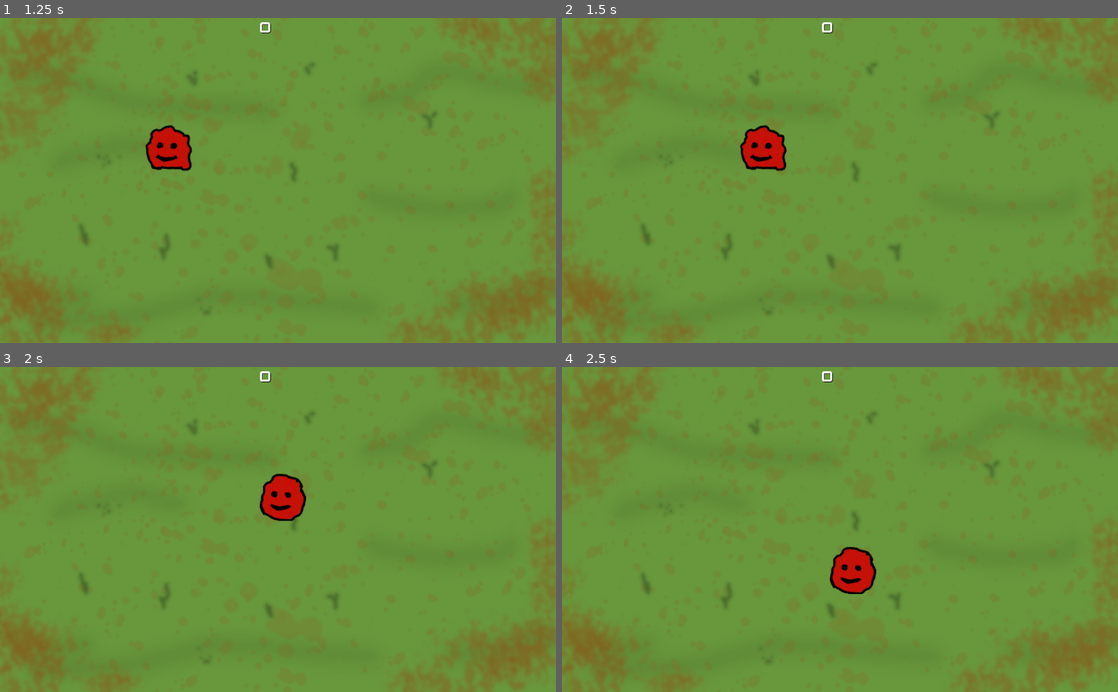
Above: before the commit, frames 1-4 (two rows, left to right).
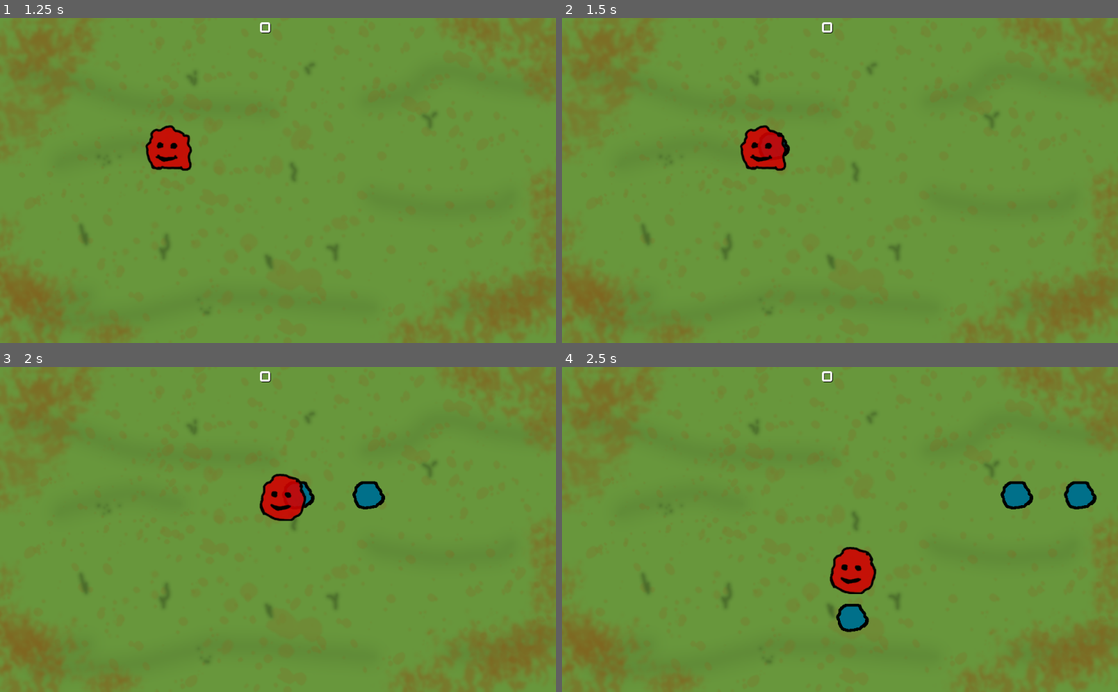
Above: after the commit, the same moments.

Repository: NiQuan/BlobPusher
Game: Godot game, scene res://Main.tscn
Same seed, same stepped clock (60 frames per second), same inputs: the game is played once before the commit and once after it.
Inputs:
- Up to frame 1 (1.25 s): click "Start" at 0.5 s
- Up to frame 2 (1.5 s): tap Enter at 1.25 s; hold D (ui_right) from 1.28 s (still down); tap . (ui_select, bound only after the commit) at 1.35 s
- Up to frame 3 (2 s): keep holding D (ui_right); tap . (ui_select, bound only after the commit) at 1.52, 1.82 s
- Up to frame 4 (2.5 s): release D (ui_right) at 2.03 s; hold S (ui_down) from 2.03 s (still down); tap . (ui_select, bound only after the commit) at 2.1, 2.27 s

Frame 1 is identical in both runs. In frame 2, less than 0.1% of the frame differs, in the area x 38-41%, y 35-43%; in frame 3, 0.5%; in frame 4, 1.2%, in the area x 49-97%, y 35-82%.

Commit message:
Changed key bindings again

Diff:
--- a/BlobGame/project.godot
+++ b/BlobGame/project.godot
@@ -17,17 +17,15 @@
 
 [input]
 
-ui_left=[ Object(InputEventKey,"resource_local_to_scene":false,"resource_name":"","device":0,"alt":false,"shift":false,"control":false,"meta":false,"command":false,"pressed":false,"scancode":16777231,"unicode":0,"echo":false,"script":null)
-, Object(InputEventKey,"resource_local_to_scene":false,"resource_name":"","device":0,"alt":false,"shift":false,"control":false,"meta":false,"command":false,"pressed":false,"scancode":65,"unicode":0,"echo":false,"script":null)
+ui_select=[ Object(InputEventKey,"resource_local_to_scene":false,"resource_name":"","device":0,"alt":false,"shift":false,"control":false,"meta":false,"command":false,"pressed":false,"scancode":46,"unicode":0,"echo":false,"script":null)
  ]
-ui_right=[ Object(InputEventKey,"resource_local_to_scene":false,"resource_name":"","device":0,"alt":false,"shift":false,"control":false,"meta":false,"command":false,"pressed":false,"scancode":16777233,"unicode":0,"echo":false,"script":null)
-, Object(InputEventKey,"resource_local_to_scene":false,"resource_name":"","device":0,"alt":false,"shift":false,"control":false,"meta":false,"command":false,"pressed":false,"scancode":68,"unicode":0,"echo":false,"script":null)
+ui_left=[ Object(InputEventKey,"resource_local_to_scene":false,"resource_name":"","device":0,"alt":false,"shift":false,"control":false,"meta":false,"command":false,"pressed":false,"scancode":65,"unicode":0,"echo":false,"script":null)
  ]
-ui_up=[ Object(InputEventKey,"resource_local_to_scene":false,"resource_name":"","device":0,"alt":false,"shift":false,"control":false,"meta":false,"command":false,"pressed":false,"scancode":16777232,"unicode":0,"echo":false,"script":null)
-, Object(InputEventKey,"resource_local_to_scene":false,"resource_name":"","device":0,"alt":false,"shift":false,"control":false,"meta":false,"command":false,"pressed":false,"scancode":87,"unicode":0,"echo":false,"script":null)
+ui_right=[ Object(InputEventKey,"resource_local_to_scene":false,"resource_name":"","device":0,"alt":false,"shift":false,"control":false,"meta":false,"command":false,"pressed":false,"scancode":68,"unicode":0,"echo":false,"script":null)
  ]
-ui_down=[ Object(InputEventKey,"resource_local_to_scene":false,"resource_name":"","device":0,"alt":false,"shift":false,"control":false,"meta":false,"command":false,"pressed":false,"scancode":16777234,"unicode":0,"echo":false,"script":null)
-, Object(InputEventKey,"resource_local_to_scene":false,"resource_name":"","device":0,"alt":false,"shift":false,"control":false,"meta":false,"command":false,"pressed":false,"scancode":83,"unicode":0,"echo":false,"script":null)
+ui_up=[ Object(InputEventKey,"resource_local_to_scene":false,"resource_name":"","device":0,"alt":false,"shift":false,"control":false,"meta":false,"command":false,"pressed":false,"scancode":87,"unicode":0,"echo":false,"script":null)
+ ]
+ui_down=[ Object(InputEventKey,"resource_local_to_scene":false,"resource_name":"","device":0,"alt":false,"shift":false,"control":false,"meta":false,"command":false,"pressed":false,"scancode":83,"unicode":0,"echo":false,"script":null)
  ]
 
 [layer_names]
Not shown, changed: BlobPusher.pck
Not shown, added: index.html
